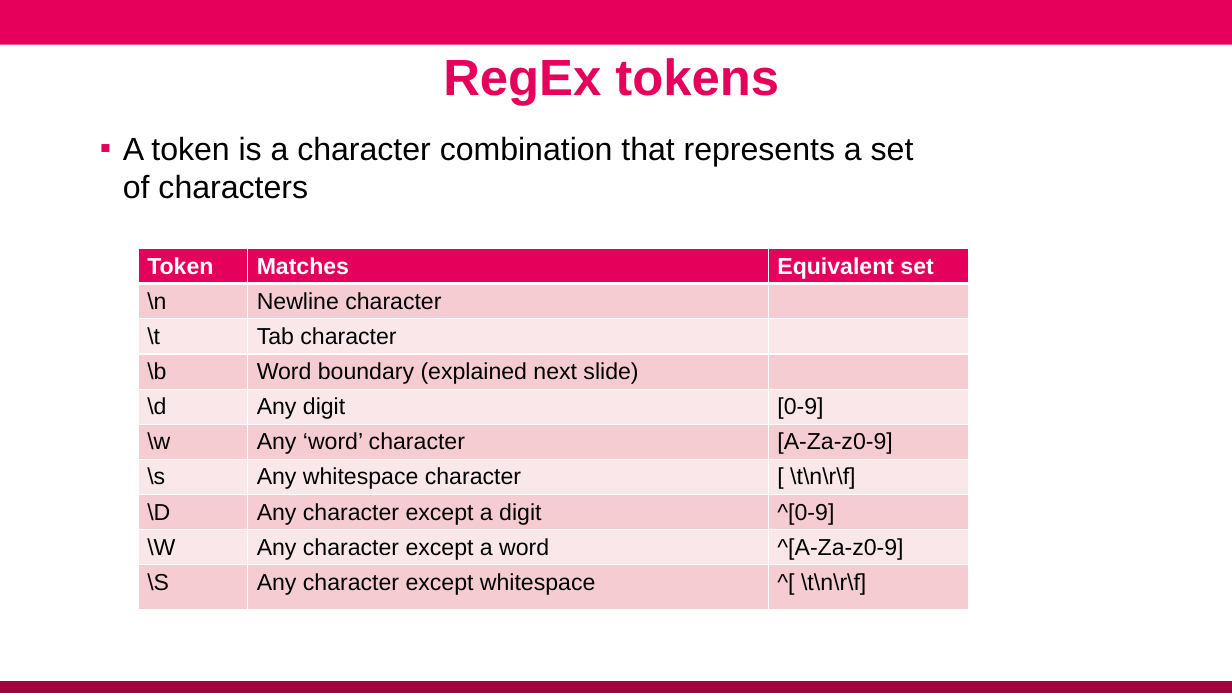
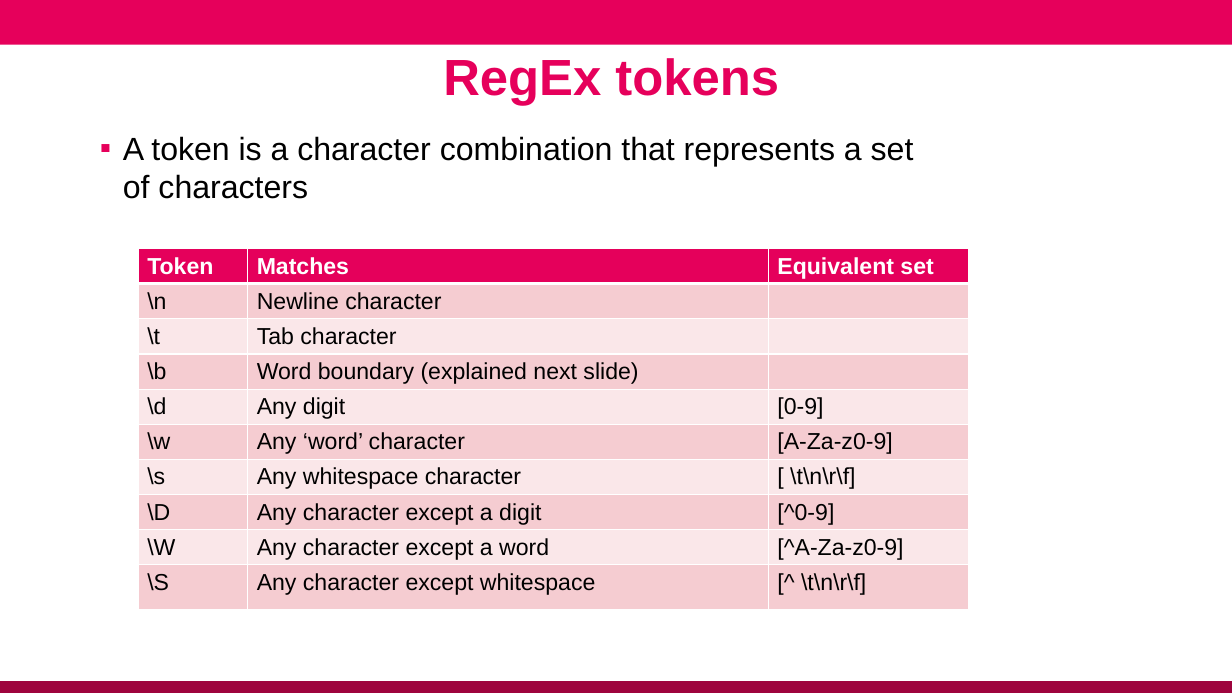
Before and after one commit to conmeehan/conmeehan.github.io, a slide deck: slide 29 of PathogenDataCourse/SlideSets/ConceptsInComputerProgramming.pptx. Drawn at 1232x693 pixels with LibreOffice and Linux fonts; fonts in the diff are those of the drawing; background and template pictures are left out. Boxes give left, top, right and bottom in pixels: in the first picture for what was removed or moved away, otherwise in the second. Text is boxed around its words. In the diff, an @@ line names an element or a change of style, - is before the commit and + after.

```diff
--- a/PathogenDataCourse/SlideSets/ConceptsInComputerProgramming.pptx
+++ b/PathogenDataCourse/SlideSets/ConceptsInComputerProgramming.pptx
@@ table at [138, 249, 969, 626] @@
-row 8, column 3: ^[0-9]
+row 8, column 3: [^0-9]
-row 9, column 3: ^[A-Za-z0-9]
+row 9, column 3: [^A-Za-z0-9]
-row 10, column 3: ^[ \t\n\r\f]
+row 10, column 3: [^ \t\n\r\f]
```
Also in this commit, not shown: 3 other slides changed, 1 slide added, 1 slide removed, 3 other files.
